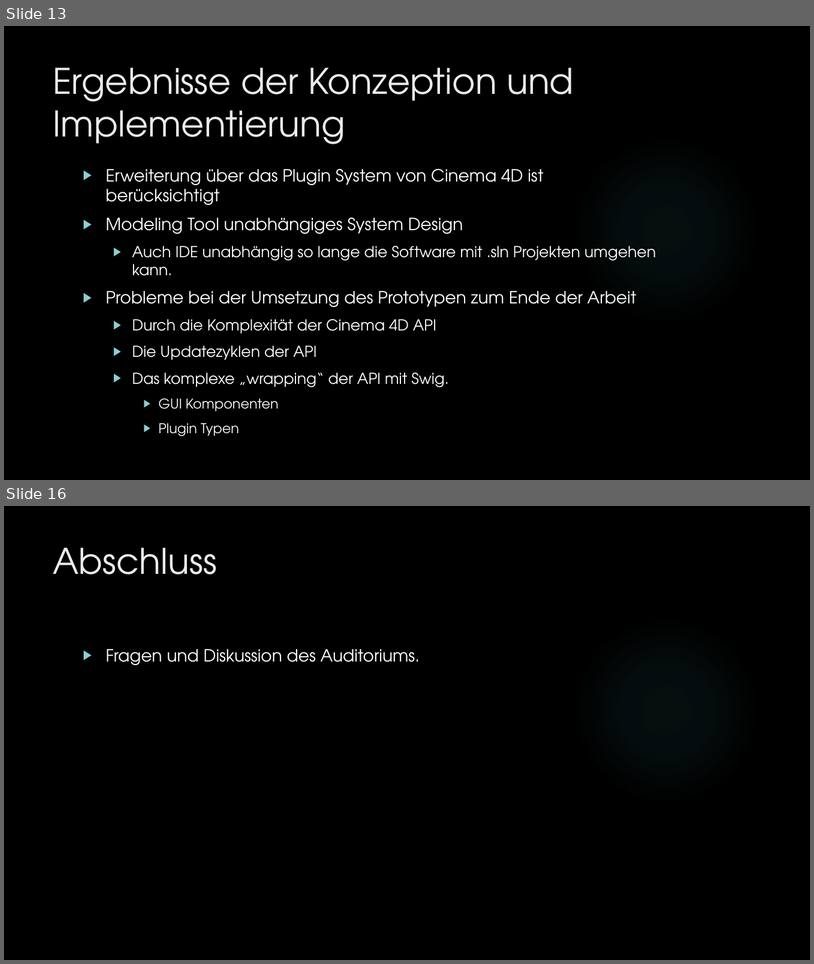
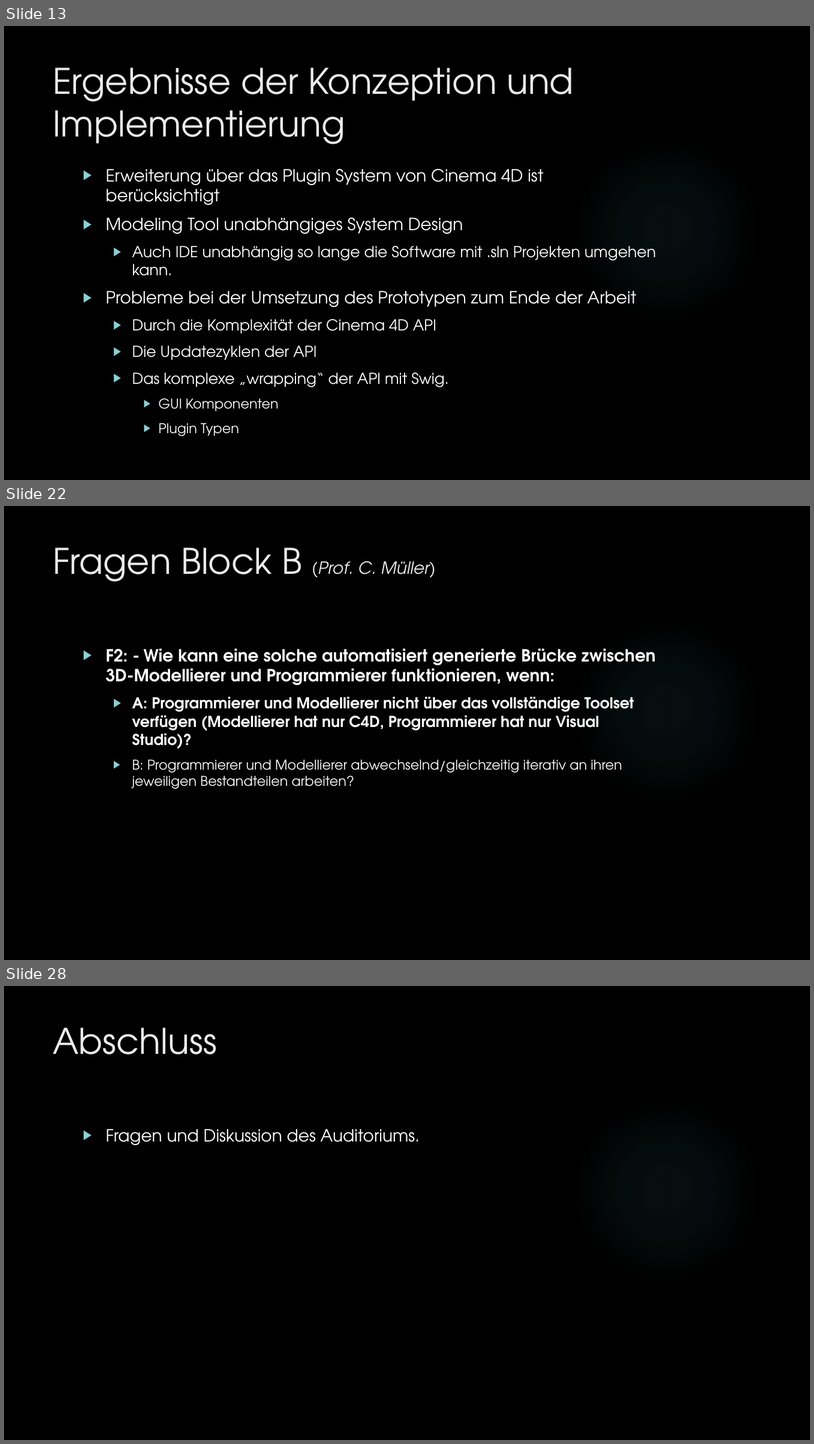
Before and after one commit to dNovel/MasterThesisWS1415, a slide deck: Disputation/Praesentation_DominikSteffen.pptx. Shown one above the other, each under a label of ours: slides 13 and 16 before the commit, slides 13, 22 and 28 after it; the slides between them are not shown. The pictures are 814x964 and 814x1444 pixels, drawn with LibreOffice and Linux fonts; fonts in the diff are those of the drawing; background and template pictures are left out. Boxes give left, top, right and bottom in pixels: in the first picture for what was removed or moved away, otherwise in the second. Text is boxed around its words. In the diff, an @@ line names an element or a change of style, - is before the commit and + after.

Commit message:
Fragen von Prof. Müller eingefügt
Fragen eingefügt und beantwortet. Nächster Schritt: Prof. Taube

```diff
--- a/Disputation/Praesentation_DominikSteffen.pptx
+++ b/Disputation/Praesentation_DominikSteffen.pptx
@@ slide 22 added at bbox=[4, 506, 810, 960], background picture (left out); not listed: 1 template element that a slide beside it also shows @@
@@ title added at bbox=[53, 547, 436, 582], 20 pt, text #EBEBEB, italic @@
+Fragen Block B (Prof. C. Müller)
@@ text added at bbox=[106, 648, 656, 789], 18 pt, text #FFFFFF, bold @@
+▶ F2: - Wie kann eine solche automatisiert generierte Brücke zwischen 3D-Modellierer und Programmierer funktionieren, wenn:
+  ▶ A: Programmierer und Modellierer nicht über das vollständige Toolset verfügen (Modellierer hat nur C4D, Programmierer hat nur Visual Studio)?
+  ▶ B: Programmierer und Modellierer abwechselnd/gleichzeitig iterativ an ihren jeweiligen Bestandteilen arbeiten?
@@ what was slide 16 is now slide 28 @@
```
Also in this commit, not shown: 2 slides changed, 11 other slides added, 2 other files.
